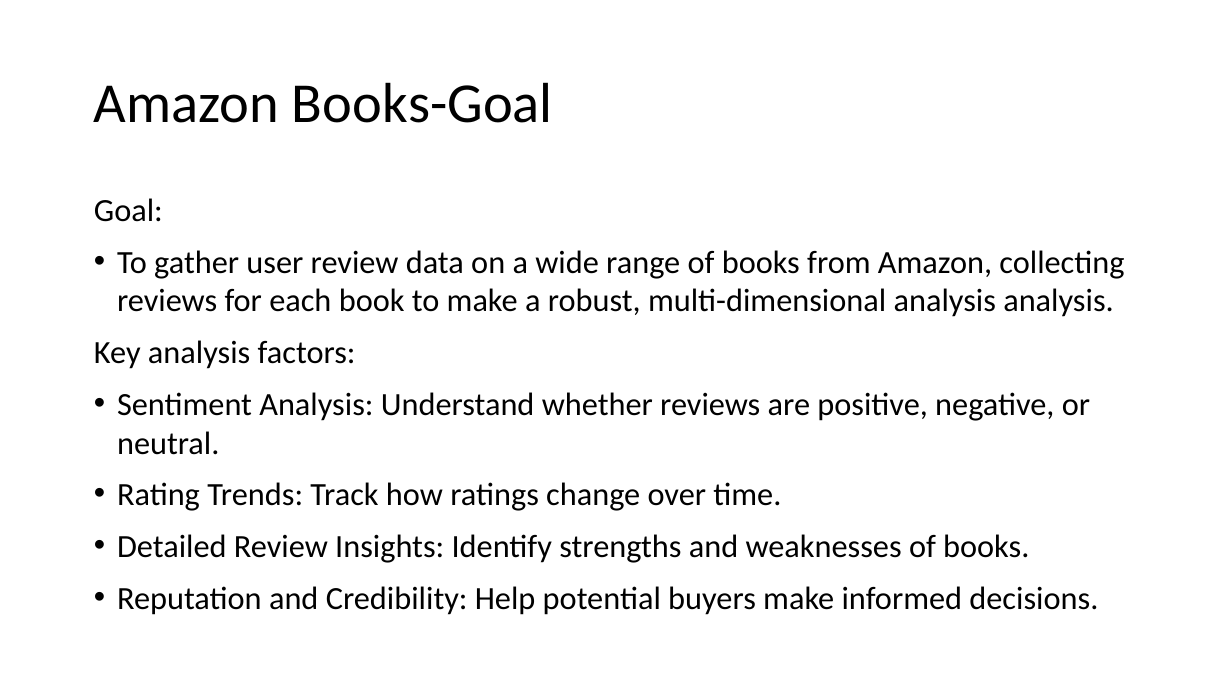
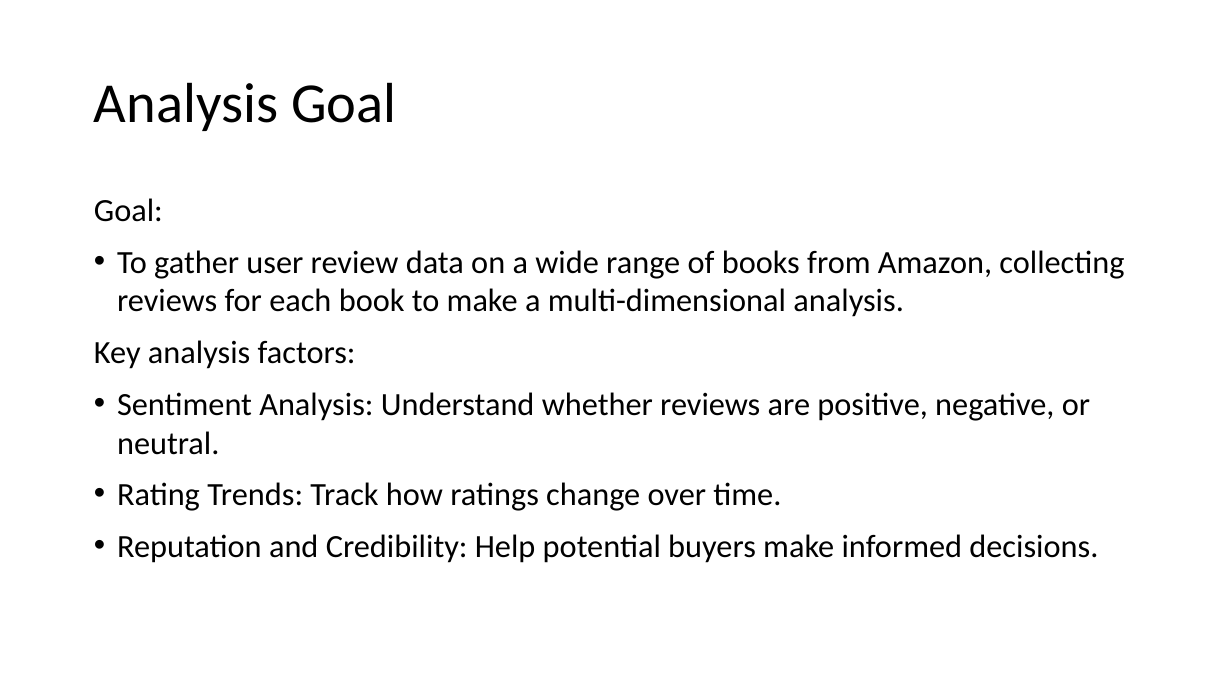
Before and after one commit to kefan1242/de_project, a slide deck: slide 1 of book_dataset/book-ppt.pptx. Drawn at 1232x693 pixels with LibreOffice and Linux fonts; fonts in the diff are those of the drawing. Boxes give left, top, right and bottom in pixels: in the first picture for what was removed or moved away, otherwise in the second. Text is boxed around its words. In the diff, an @@ line names an element or a change of style, - is before the commit and + after.

Commit message:
Book Report New Verion and PPT and some pics

```diff
--- a/book_dataset/book-ppt.pptx
+++ b/book_dataset/book-ppt.pptx
@@ title at box(94, 82, 396, 131): text changed @@
-Amazon Books-Goal
+Analysis Goal
@@ text at box(117, 250, 1124, 317): text changed @@
-• To gather user review data on a wide range of books from Amazon, collecting reviews for each book to make a robust, multi-dimensional analysis analysis.
+• To gather user review data on a wide range of books from Amazon, collecting reviews for each book to make a multi-dimensional analysis.
@@ text at box(117, 534, 1029, 563): paragraph removed @@
-• Detailed Review Insights: Identify strengths and weaknesses of books.
```
Also in this commit, not shown: 2 other slides changed, 1 slide added, 3 other files.
